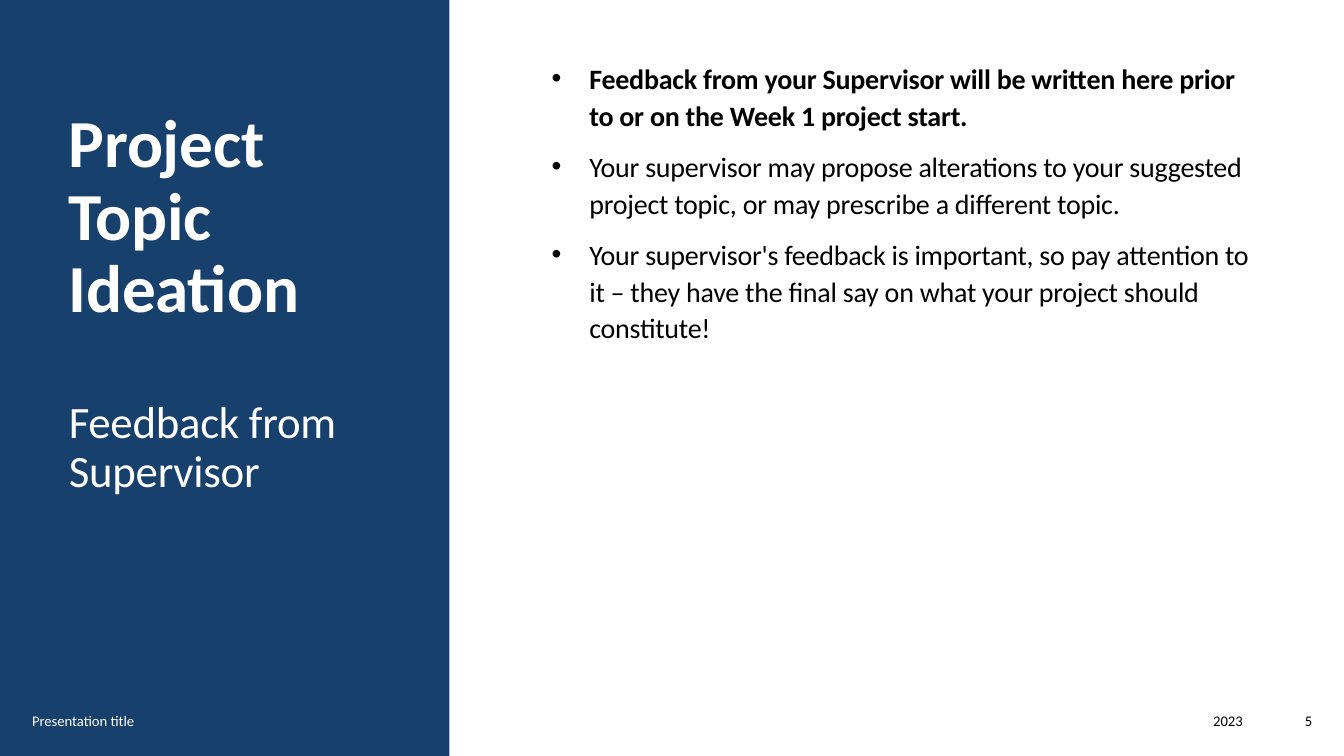
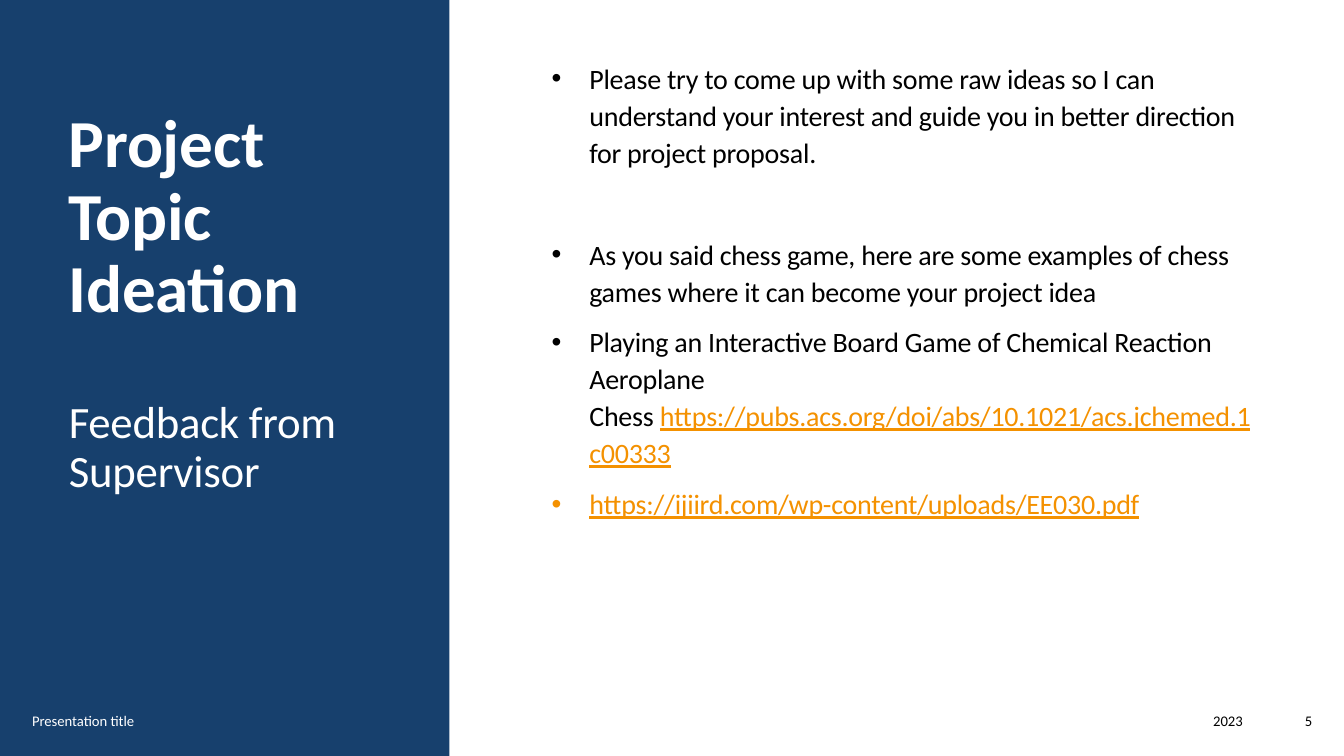
Before and after one commit to newa-star/library_management_system, a slide deck: slide 5 of IT+ Projects Tracker 22-23.pptx. Drawn at 1344x756 pixels with LibreOffice and Linux fonts; fonts in the diff are those of the drawing. Boxes give left, top, right and bottom in pixels: in the first picture for what was removed or moved away, otherwise in the second. Text is boxed around its words. In the diff, an @@ line names an element or a change of style, - is before the commit and + after.

Commit message:
commit the updated project tracker

```diff
--- a/IT+ Projects Tracker 22-23.pptx
+++ b/IT+ Projects Tracker 22-23.pptx
@@ text at (x1=589, y1=69, x2=1251, y2=519): text changed @@
-• Feedback from your Supervisor will be written here prior to or on the Week 1 project start.
-• Your supervisor may propose alterations to your suggested project topic, or may prescribe a different topic.
-• Your supervisor's feedback is important, so pay attention to it – they have the final say on what your project should constitute!
+• Please try to come up with some raw ideas so I can understand your interest and guide you in better direction for project proposal.
+• As you said chess game, here are some examples of chess games where it can become your project idea
+• Playing an Interactive Board Game of Chemical Reaction Aeroplane Chess https://pubs.acs.org/doi/abs/10.1021/acs.jchemed.1c00333
+• https://ijiird.com/wp-content/uploads/EE030.pdf
```
Also in this commit, not shown: 2 other slides changed.
